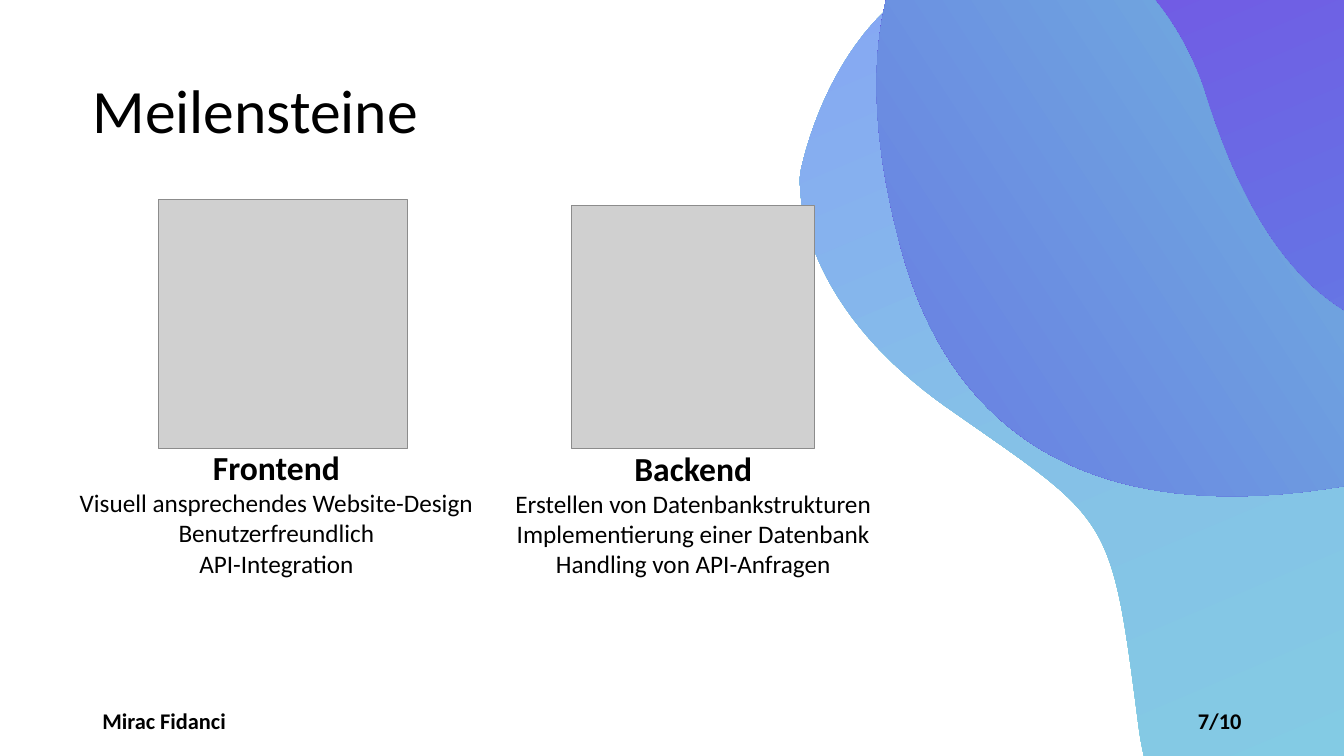
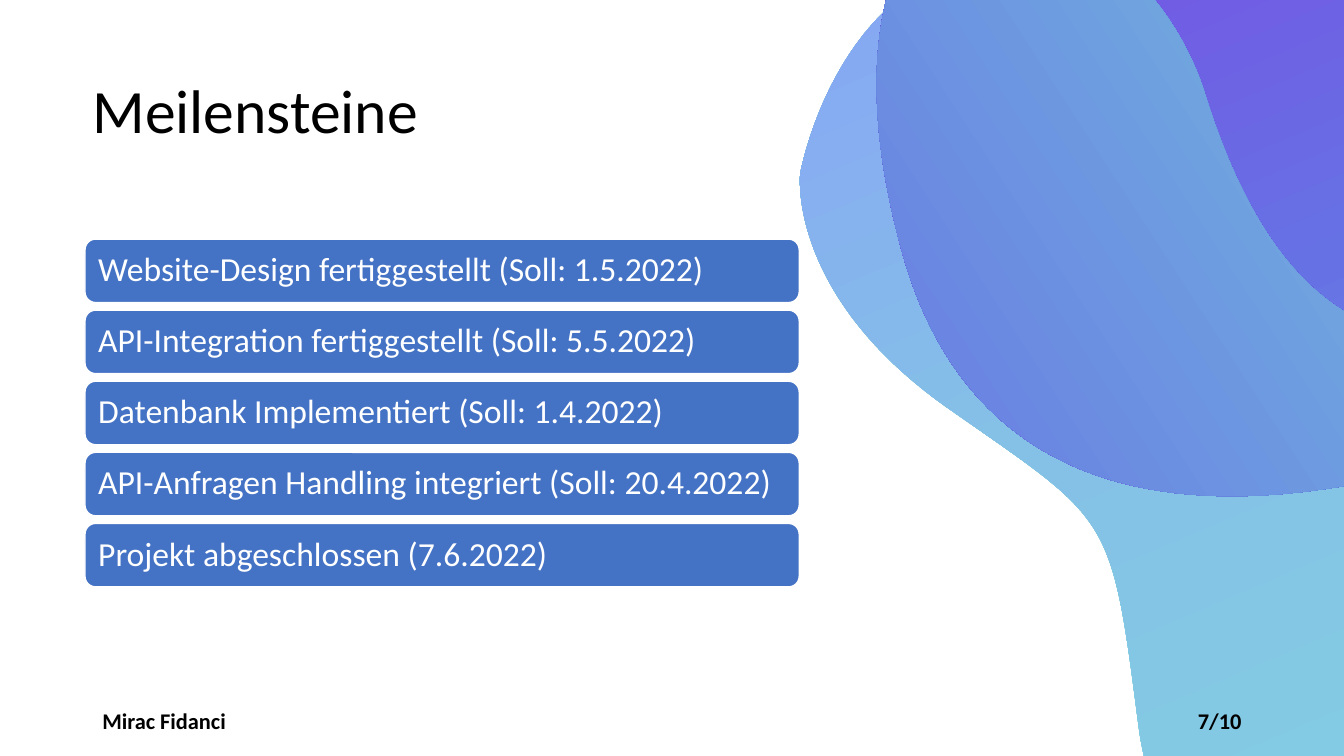
Before and after one commit to LuckyForce/ShareList, a slide deck: slide 7 of documents/T3-ShareList-Projektvorstellung_v1.0.pptx. Drawn at 1344x756 pixels with LibreOffice and Linux fonts; fonts in the diff are those of the drawing; grey boxes stand for pictures. Boxes give left, top, right and bottom in pixels: in the first picture for what was removed or moved away, otherwise in the second. Text is boxed around its words. In the diff, an @@ line names an element or a change of style, - is before the commit and + after.

```diff
--- a/documents/T3-ShareList-Projektvorstellung_v1.0.pptx
+++ b/documents/T3-ShareList-Projektvorstellung_v1.0.pptx
@@ picture removed at [159, 200, 408, 449] @@
@@ picture removed at [572, 206, 815, 449] @@
@@ text removed at [80, 456, 473, 578] @@
-Frontend
-Visuell ansprechendes Website-Design
-Benutzerfreundlich
-API-Integration
@@ text removed at [515, 457, 871, 578] @@
-Backend
-Erstellen von Datenbankstrukturen Implementierung einer Datenbank
-Handling von API-Anfragen
@@ group added at [85, 239, 800, 587]: 5 rounded rectangles, 5 texts @@
+Website-Design fertiggestellt (Soll: 1.5.2022)
+API-Integration fertiggestellt (Soll: 5.5.2022)
+Datenbank Implementiert (Soll: 1.4.2022)
+API-Anfragen Handling integriert (Soll: 20.4.2022)
+Projekt abgeschlossen (7.6.2022)
```
Also in this commit, not shown: 1 other slide changed, 4 other files.
